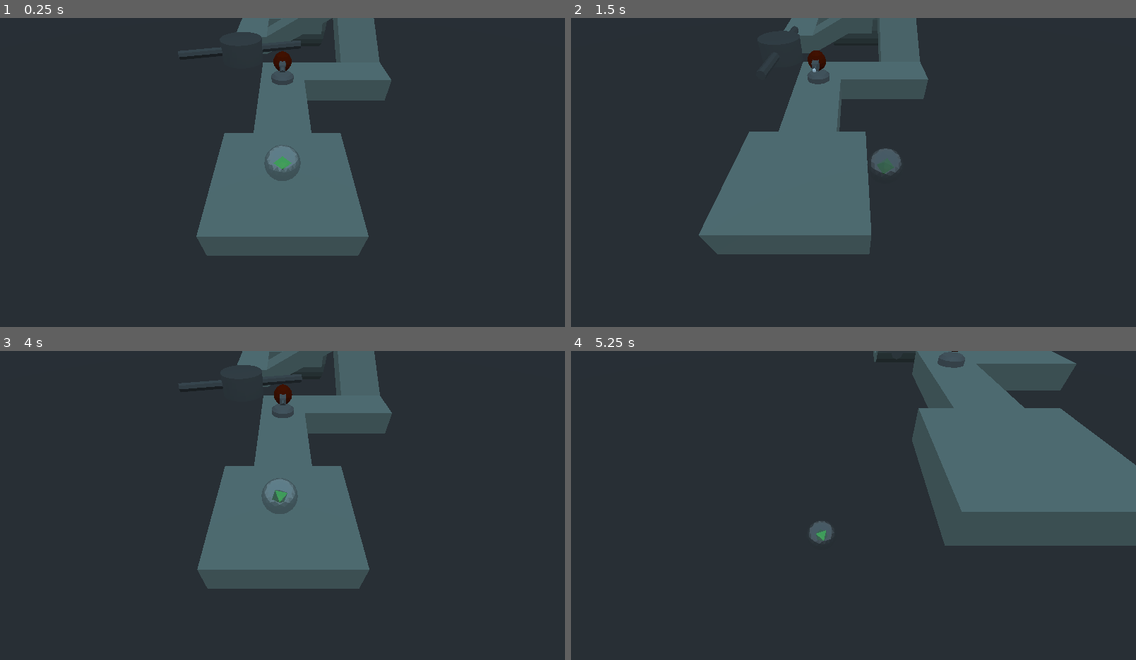
Above: before the commit, frames 1-4 (two rows, left to right).
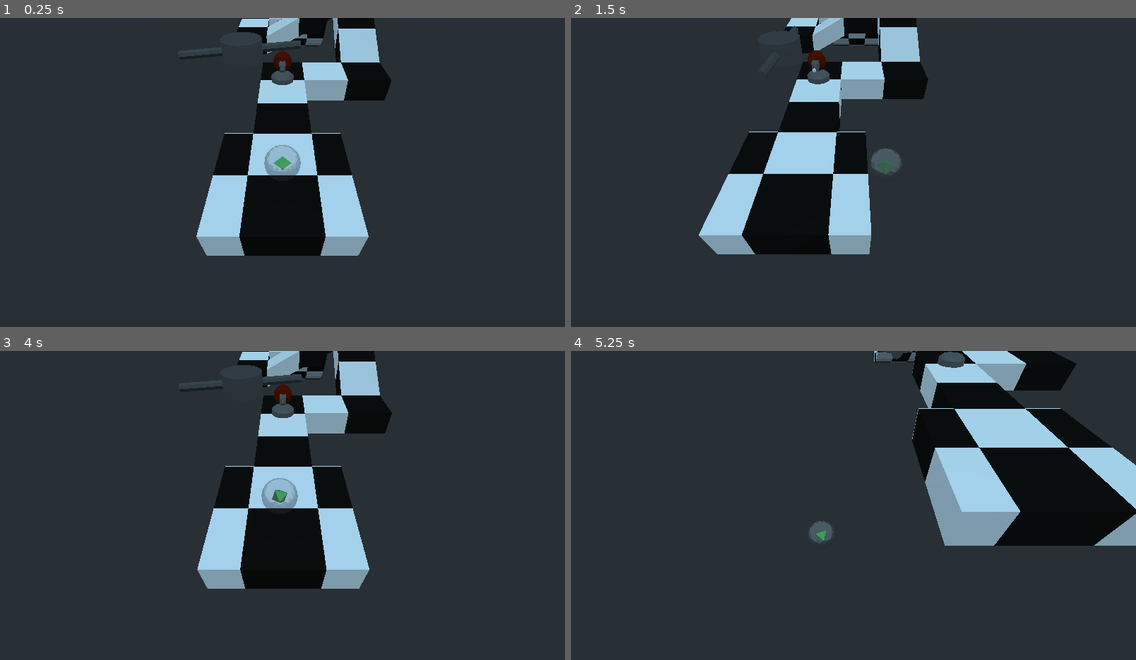
Above: after the commit, the same moments.

Repository: Theo-Fafet/mix-and-game-jam-2020
Game: Godot game, scene res://ExampleScene.tscn
Same seed, same stepped clock (60 frames per second), same inputs: the game is played once before the commit and once after it.
Inputs:
- Up to frame 1 (0.25 s): no input
- Up to frame 2 (1.5 s): hold Right (ui_right) 0.53-1.28 s; hold Down (ui_down) from 1.28 s (still down)
- Up to frame 3 (4 s): release Down (ui_down) at 2.03 s; hold Right (ui_right) 2.03-2.78 s; hold Up (ui_up) 2.78-3.53 s; hold Left (ui_left) from 3.53 s (still down)
- Up to frame 4 (5.25 s): release Left (ui_left) at 5.03 s; hold Down (ui_down) from 5.03 s (still down)

The runs differ from the first frame. In frame 1, 16% of the frame differs, in the area x 34-70%, y 0-77%; in frame 2, 16%; in frame 3, 16%; in frame 4, 20%, in the area x 53-100%, y 0-64%.

Commit message:
update ground material

Diff:
--- a/3D/Levels/Props/Materials/GroundMaterial.tres
+++ b/3D/Levels/Props/Materials/GroundMaterial.tres
@@ -1,9 +1,30 @@
-[gd_resource type="SpatialMaterial" format=2]
+[gd_resource type="ShaderMaterial" load_steps=2 format=2]
+
+[sub_resource type="Shader" id=1]
+code = "shader_type spatial;
+
+uniform vec4 colorA : hint_color;
+uniform vec4 colorB : hint_color;
+uniform float scale;
+uniform vec2 offset;
+
+float checker(vec2 uv)
+{
+  float checkSize = 2.0;
+  float fmodResult = mod(floor(checkSize * uv.x) + floor(checkSize * uv.y), 2.0);
+  return max(sign(fmodResult), 0.0);
+}
+
+void fragment() {
+	vec4 pos = CAMERA_MATRIX * vec4(VERTEX.x, VERTEX.y, VERTEX.z, 1);
+	float x = checker(pos.xz * scale + offset);
+	ALBEDO = x * colorA.rgb + (1.0-x) * colorB.rgb;
+}
+"
 
 [resource]
-albedo_color = Color( 0.462745, 0.498039, 0.466667, 1 )
-metallic_specular = 0.0
-ao_enabled = true
-ao_light_affect = 0.11
-ao_on_uv2 = false
-ao_texture_channel = 0
+shader = SubResource( 1 )
+shader_param/colorA = Color( 0.0470588, 0.0509804, 0.0470588, 1 )
+shader_param/colorB = Color( 1, 1, 1, 1 )
+shader_param/scale = 0.499
+shader_param/offset = Vector2( 0.25, 0.01 )
